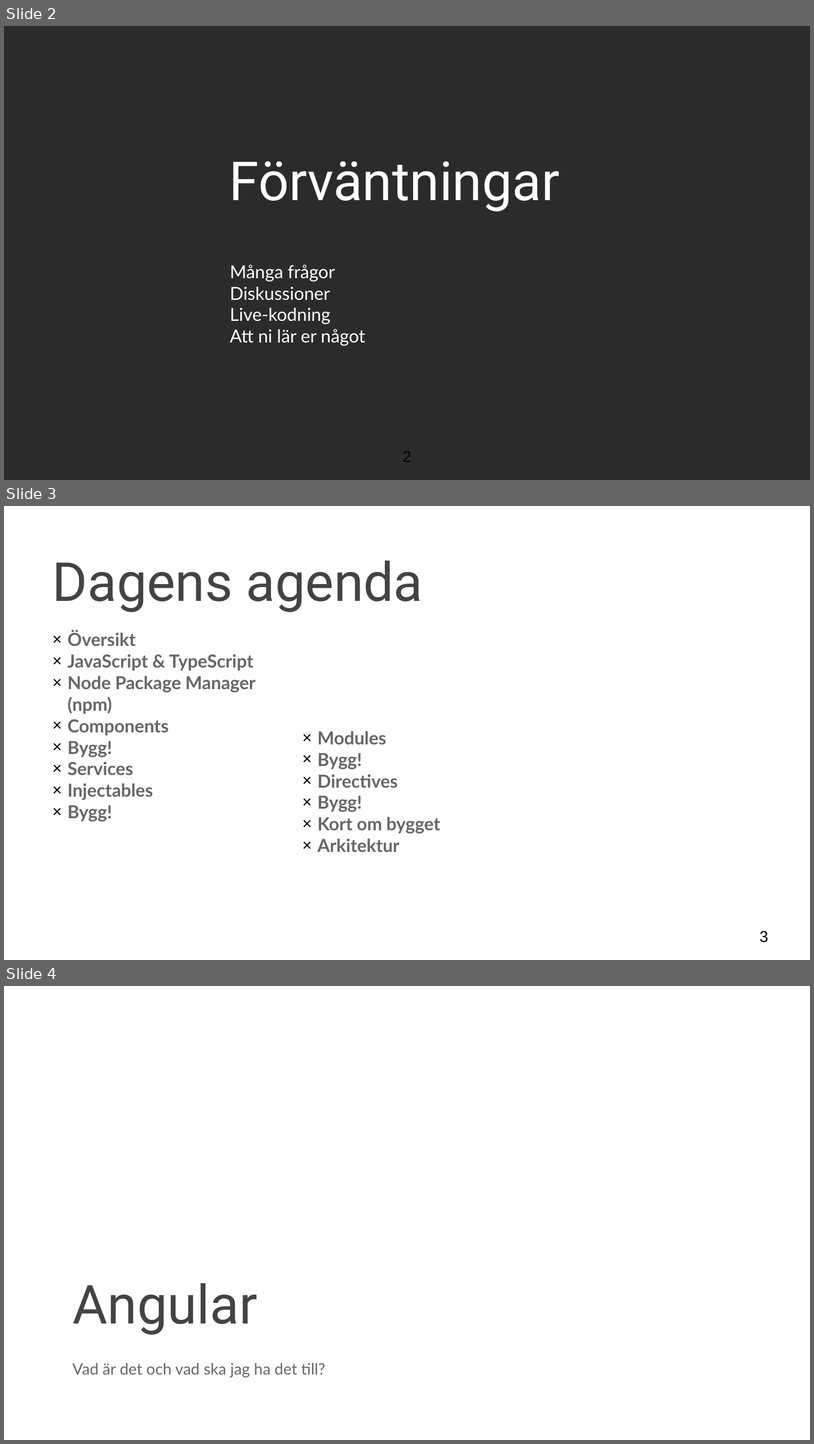
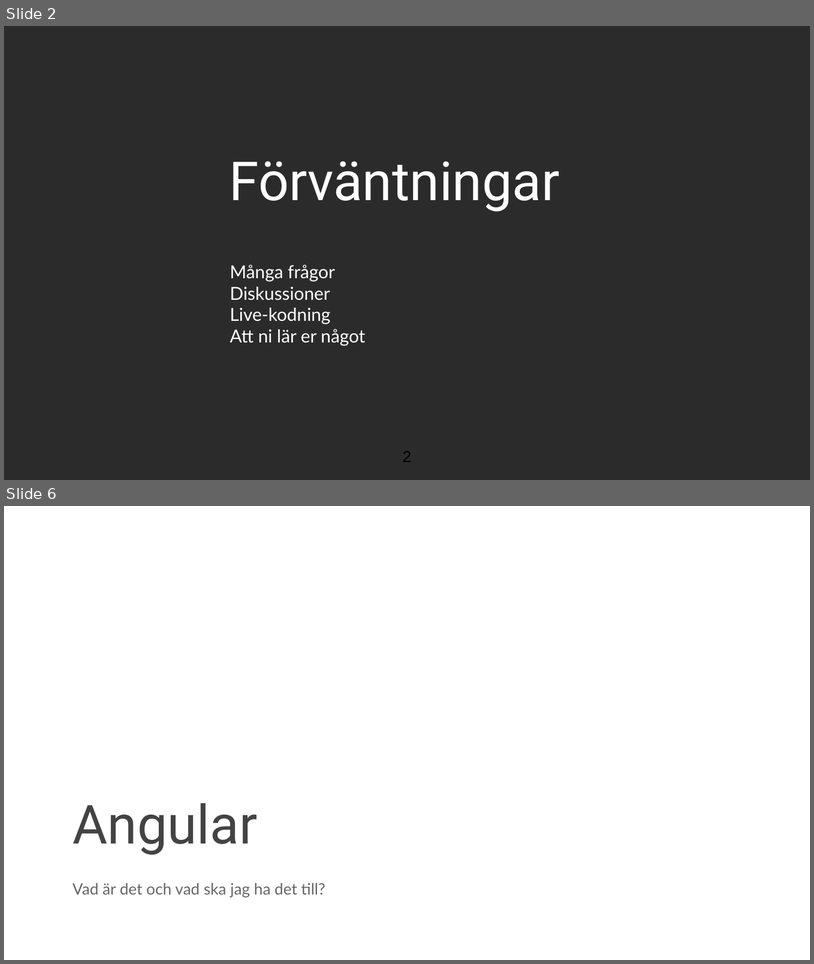
Before and after one commit to Dynabyte/angular-workshop, a slide deck: presentation/presentationAngular.pptx. Shown one above the other, each under a label of ours: slides 2, 3 and 4 before the commit, slides 2 and 6 after it; the slides between them are not shown. The pictures are 814x1444 and 814x964 pixels, drawn with LibreOffice and Linux fonts; fonts in the diff are those of the drawing; background and template pictures are left out; a plain dark background stands for a picture behind light text. Boxes give left, top, right and bottom in pixels: in the first picture for what was removed or moved away, otherwise in the second. Text is boxed around its words. In the diff, an @@ line names an element or a change of style, - is before the commit and + after.

```diff
--- a/presentation/presentationAngular.pptx
+++ b/presentation/presentationAngular.pptx
@@ slide 3 removed at (4, 506, 810, 960), background picture (left out) @@
@@ title removed at (53, 561, 423, 612) @@
-Dagens agenda
@@ text removed at (68, 631, 255, 822) @@
-× Översikt
-× JavaScript & TypeScript
-× Node Package Manager (npm)
-× Components
-× Bygg!
-× Services
-× Injectables
-× Bygg!
@@ text removed at (318, 731, 441, 852) @@
-× Modules
-× Bygg!
-× Directives
-× Bygg!
-× Kort om bygget
-× Arkitektur
@@ page number removed at (760, 930, 769, 942) @@
-3
@@ what was slide 4 is now slide 6 @@
```
Also in this commit, not shown: 2 slides changed, 3 slides added, 10 other files.
